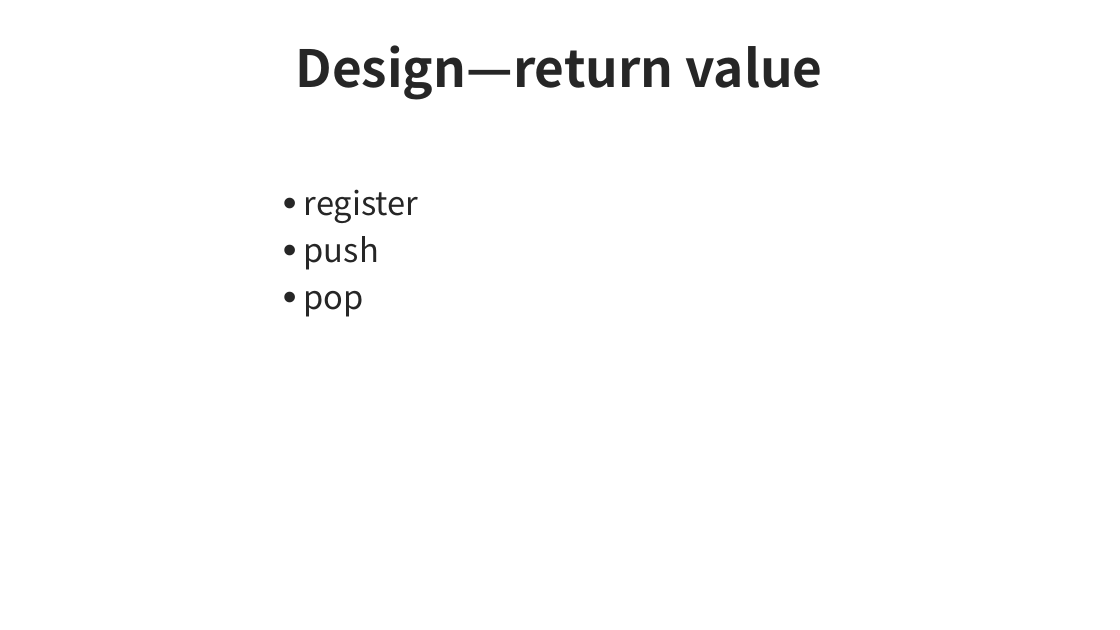
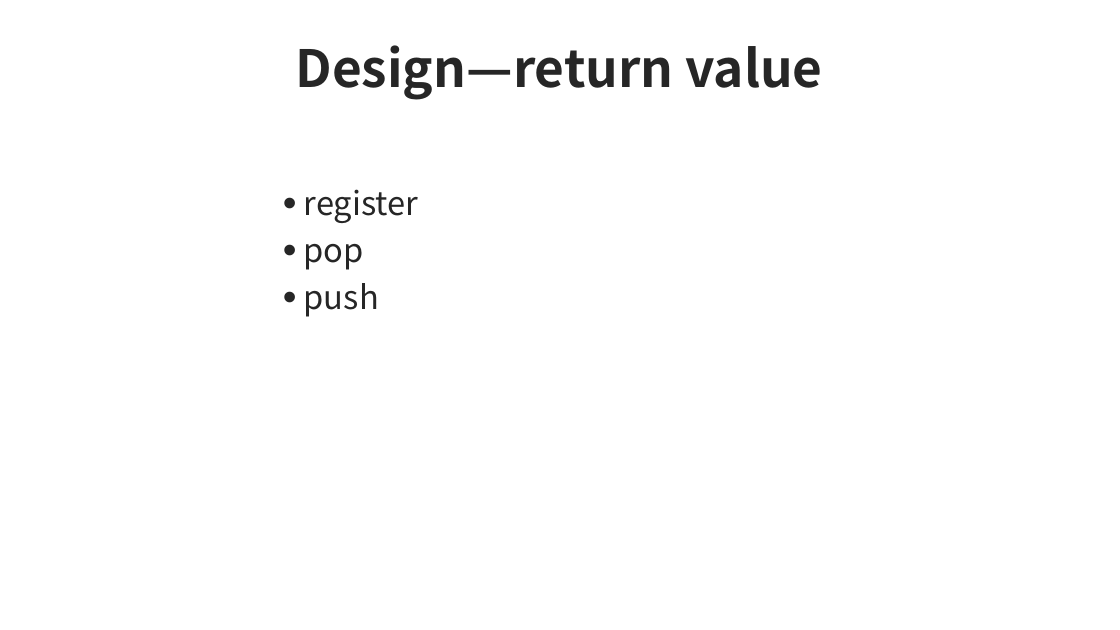
Before and after one commit to heqin-zhu/PL0-parser, a slide deck: slide 15 of src/display.pptx (slide 14 before the commit). Drawn at 1120x630 pixels with LibreOffice and Linux fonts; fonts in the diff are those of the drawing; background and template pictures are left out. Boxes give left, top, right and bottom in pixels: in the first picture for what was removed or moved away, otherwise in the second. Text is boxed around its words. In the diff, an @@ line names an element or a change of style, - is before the commit and + after.

```diff
--- a/src/display.pptx
+++ b/src/display.pptx
@@ text at [304,244,364,270]: paragraph added @@
+• pop
@@ text at [304,291,364,317]: paragraph removed @@
-• pop
```
Also in this commit, not shown: 5 other slides changed, 3 other files.
